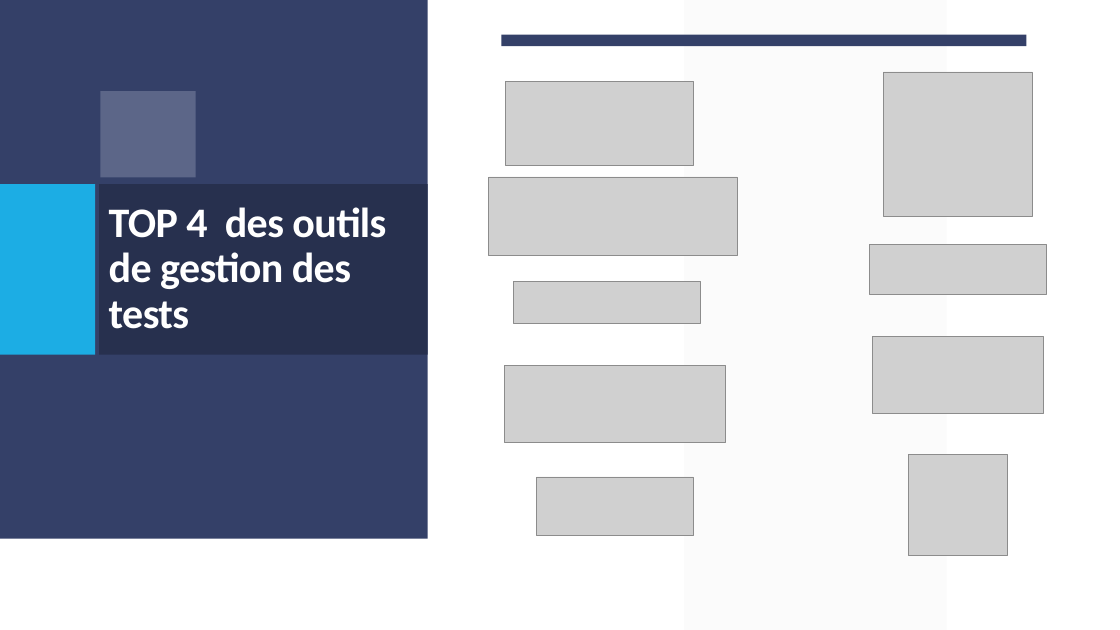
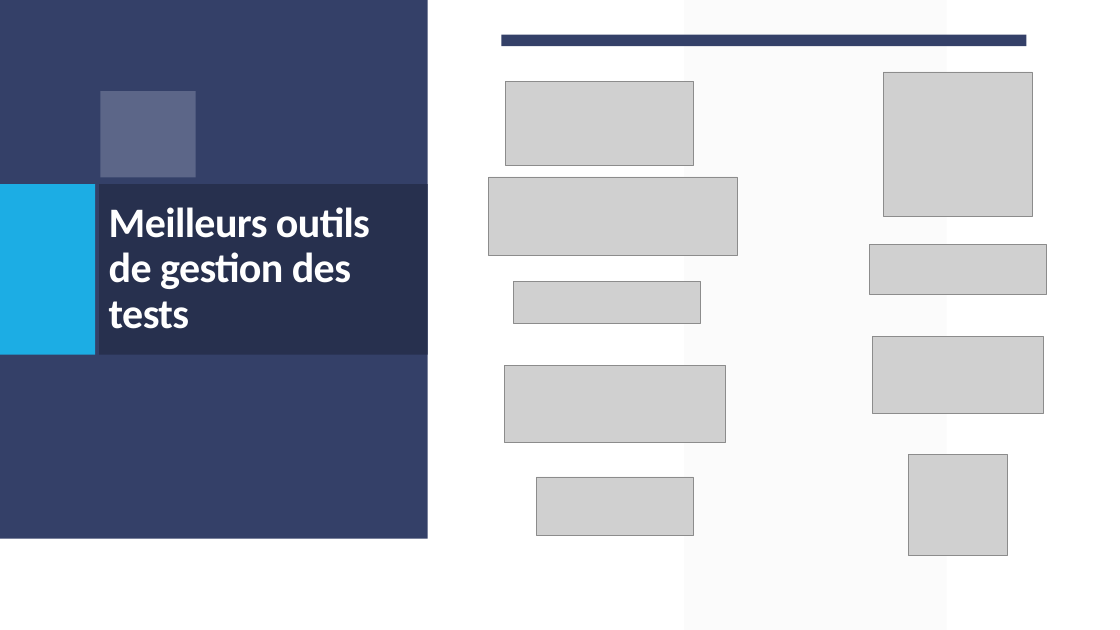
Before and after one commit to ines1900/Act-3.17, a slide deck: slide 6 of Les outils de gestion des tests.pptx. Drawn at 1120x630 pixels with LibreOffice and Linux fonts; fonts in the diff are those of the drawing; grey boxes stand for pictures. Boxes give left, top, right and bottom in pixels: in the first picture for what was removed or moved away, otherwise in the second. Text is boxed around its words. In the diff, an @@ line names an element or a change of style, - is before the commit and + after.

```diff
--- a/Les outils de gestion des tests.pptx
+++ b/Les outils de gestion des tests.pptx
@@ title at [109,207,370,329]: text changed @@
-TOP 4 des outils de gestion des tests
+Meilleurs outils de gestion des tests
```
Also in this commit, not shown: 1 other slide changed.
